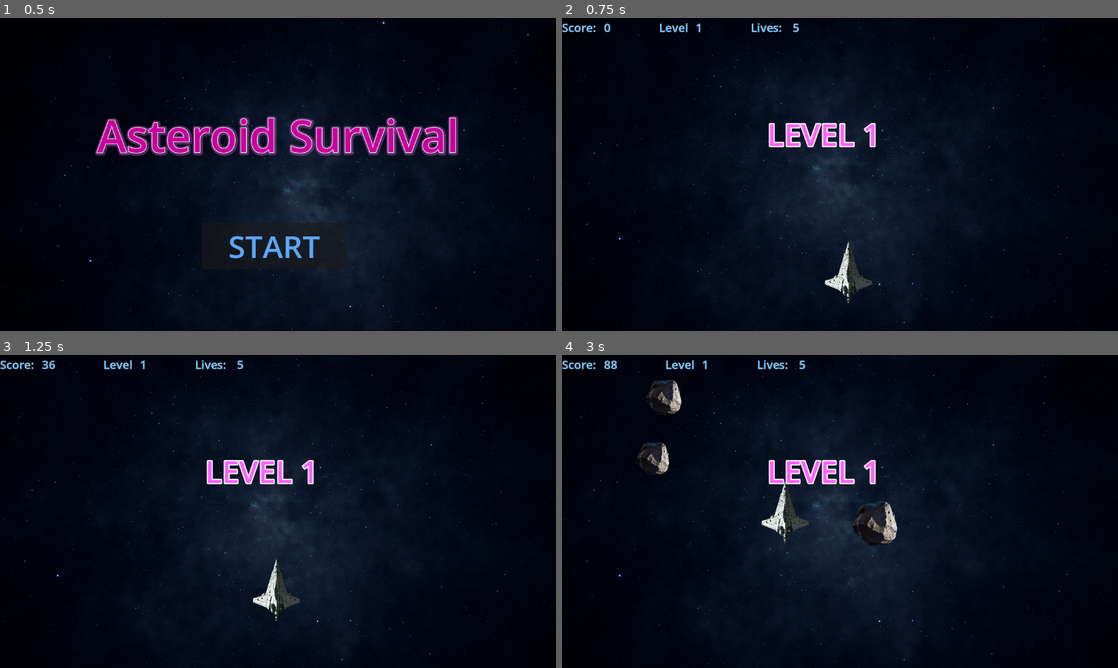
Above: before the commit, frames 1-4 (two rows, left to right).
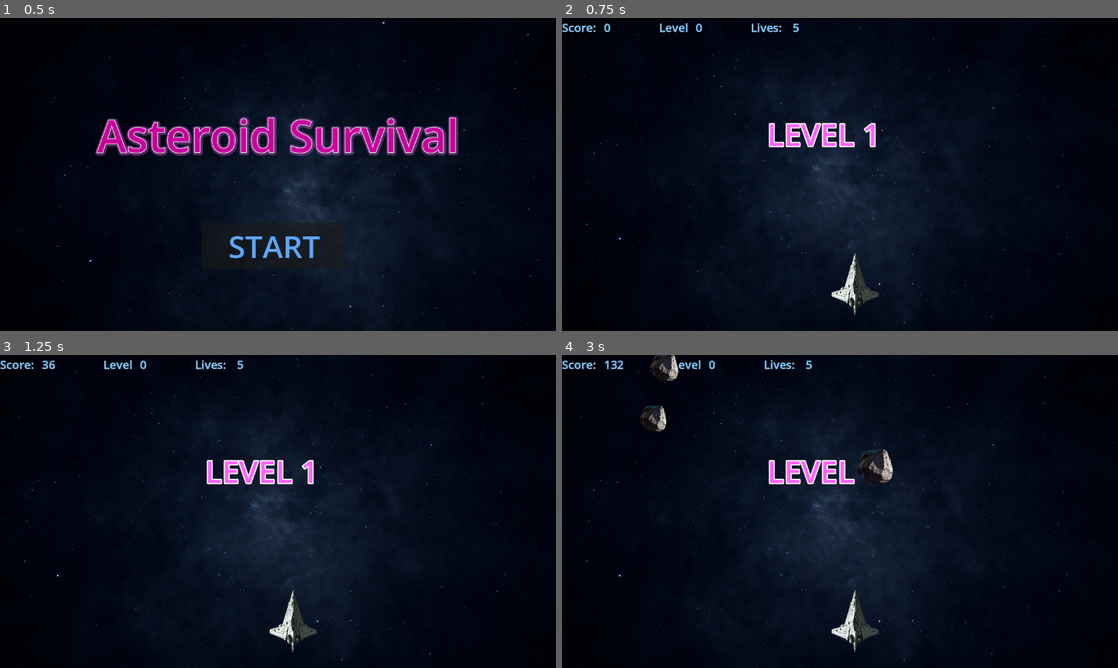
Above: after the commit, the same moments.

Repository: garystorey/godot-space-game
Game: Godot game, scene res://start.tscn
Same seed, same stepped clock (60 frames per second), same inputs: the game is played once before the commit and once after it.
Inputs (mouse positions are in pixels of both pictures, inside the frame that each line leads up to):
- Up to frame 1 (0.5 s): no input
- Up to frame 2 (0.75 s): click "START" at 0.5 s
- Up to frame 3 (1.25 s): no input
- Up to frame 4 (3 s): move the mouse to (962, 495) at 1.27 s; move the mouse to (728, 527) at 2.02 s; move the mouse to (895, 442) at 2.77 s

Frame 1 is identical in both runs. In frame 2, 0.8% of the frame differs, in the area x 24-57%, y 1-96%; in frame 3, 1.0%; in frame 4, 3.5%, in the area x 7-61%, y 0-96%.
Error after the commit: Parse Error: Could not parse global class "AnimateNode" from "res://animation_component.gd". (res://player.gd:8)

Commit message:
Fix AnimateNode track scheduling after loop/yoyo update

Diff:
--- a/animation_component.gd
+++ b/animation_component.gd
@@ -265,34 +265,41 @@
 
 
 func play_enabled() -> Tween:
-	var t: Tween = parent.create_tween()
-	t.set_parallel(play_parallel)
-
-	_refresh_tween_data()
-	var requires_loop := false
-
-	if play_parallel:
-		for key in ALL_KEYS:
-			if _add_track_key(t, key, tween_data):
-				requires_loop = true
-	else:
-		for key in sequential_order:
-			if _add_track_key(t, key, tween_data):
-				requires_loop = true
-
-	if requires_loop:
-		t.set_loops()
-
-	t.play()
-	return t
+        var t: Tween = parent.create_tween()
+        t.set_parallel(play_parallel)
+
+        _refresh_tween_data()
+        var requires_loop := false
+        var has_tracks := false
+
+        var keys: Array[StringName] = play_parallel ? ALL_KEYS : sequential_order
+
+        for key in keys:
+                if not tween_data.has(key):
+                        continue
+
+                if _add_track_key(t, key, tween_data):
+                        has_tracks = true
+                        if tween_data[key].get("loop", false):
+                                requires_loop = true
+
+        if not has_tracks:
+                t.kill()
+                return t
+
+        if requires_loop:
+                t.set_loops()
+
+        t.play()
+        return t
 
 
 func _add_track_key(t: Tween, key: StringName, data_source: Dictionary) -> bool:
-	if not data_source.has(key):
-		return false
-
-	var data: Dictionary = data_source[key]
-	if not data.get("enabled", false):
+        if not data_source.has(key):
+                return false
+
+        var data: Dictionary = data_source[key]
+        if not data.get("enabled", false):
 		return false
 
 	if data.get("requires_node2d", false) and not (parent is Node2D):
@@ -301,22 +308,21 @@
 	if data.get("requires_control", false) and not (parent is Control):
 		return false
 
-	var track_loop: bool= data.get("loop", false)
-	var track_yoyo : bool = data.get("yoyo", false)
-	var property_path: String = data.get("property", "")
-	if property_path.is_empty():
-		return false
-
-	_tween_property(
-		t,
-		property_path,
-		data.get("to"),
-		data.get("duration", 0.5),
-		data.get("trans", Tween.TRANS_LINEAR),
-		data.get("ease", Tween.EASE_IN_OUT),
-		track_yoyo
-	)
-	return track_loop
+        var track_yoyo : bool = data.get("yoyo", false)
+        var property_path: String = data.get("property", "")
+        if property_path.is_empty():
+                return false
+
+        _tween_property(
+                t,
+                property_path,
+                data.get("to"),
+                data.get("duration", 0.5),
+                data.get("trans", Tween.TRANS_LINEAR),
+                data.get("ease", Tween.EASE_IN_OUT),
+                track_yoyo
+        )
+        return true
 
 
 func _refresh_tween_data() -> void:
